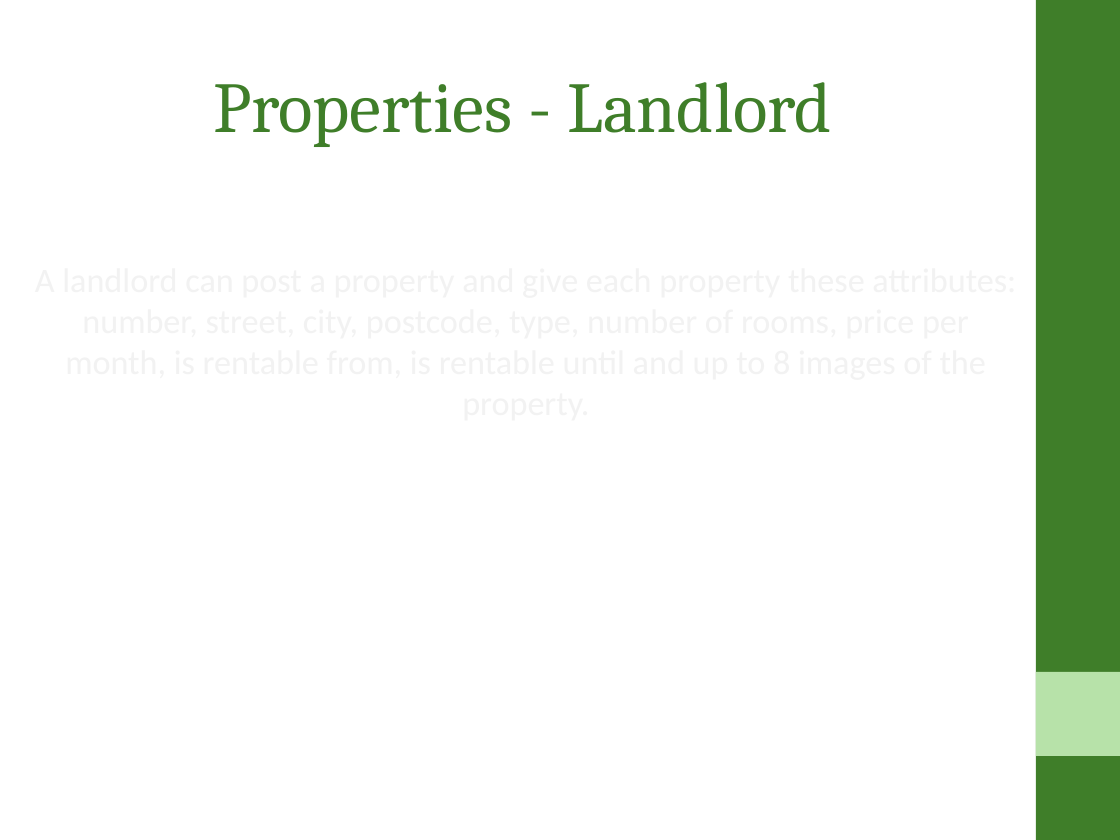
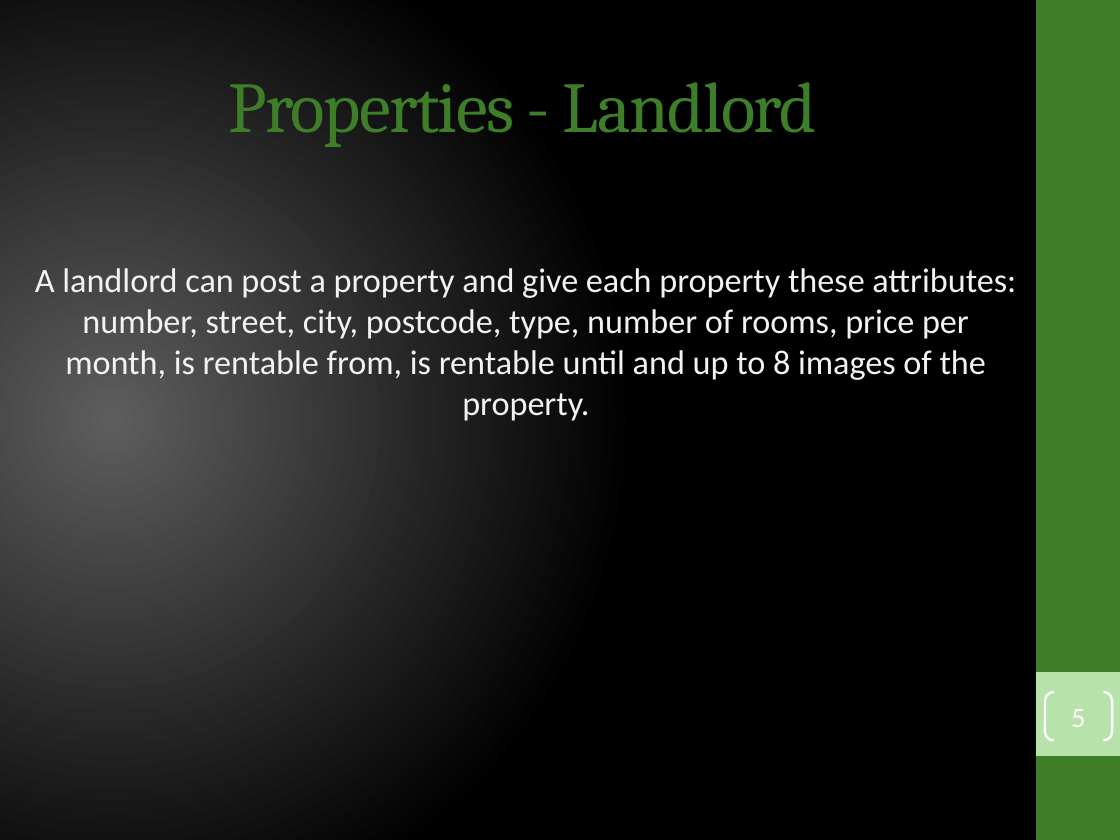
Before and after one commit to ahtif/FlatFinder, a slide deck: slide 5 of admin/presentation/Presentation for Flat Finder Application.pptx. Drawn at 1120x840 pixels with LibreOffice and Linux fonts; fonts in the diff are those of the drawing. Boxes give left, top, right and bottom in pixels: in the first picture for what was removed or moved away, otherwise in the second. Text is boxed around its words. In the diff, an @@ line names an element or a change of style, - is before the commit and + after.

Commit message:
Fixed colours

```diff
--- a/admin/presentation/Presentation for Flat Finder Application.pptx
+++ b/admin/presentation/Presentation for Flat Finder Application.pptx
@@ background #FFFFFF to gradient #5E5E5E to #000000 @@
@@ title "Properties - Landlord" at <box>229,82,817,147</box>: letter spacing 0 to -1 pt @@
@@ text added at <box>35,268,1016,421</box>, 22 pt, text #F2F2F2 @@
+A landlord can post a property and give each property these attributes: number, street, city, postcode, type, number of rooms, price per month, is rentable from, is rentable until and up to 8 images of the property.
@@ page number added at <box>1045,692,1112,740</box>, outline #FFFFFF 1.5 pt, 18 pt, text #FFFFFF @@
+5
```
Also in this commit, not shown: 9 other slides changed, 1 slide removed.
